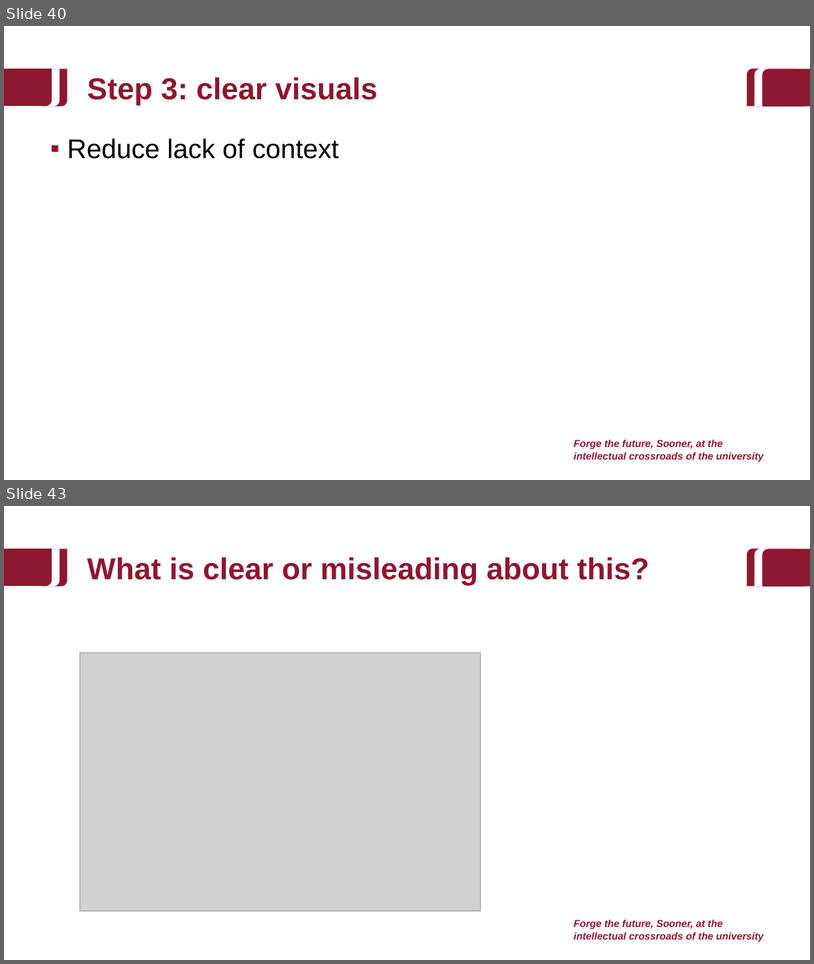
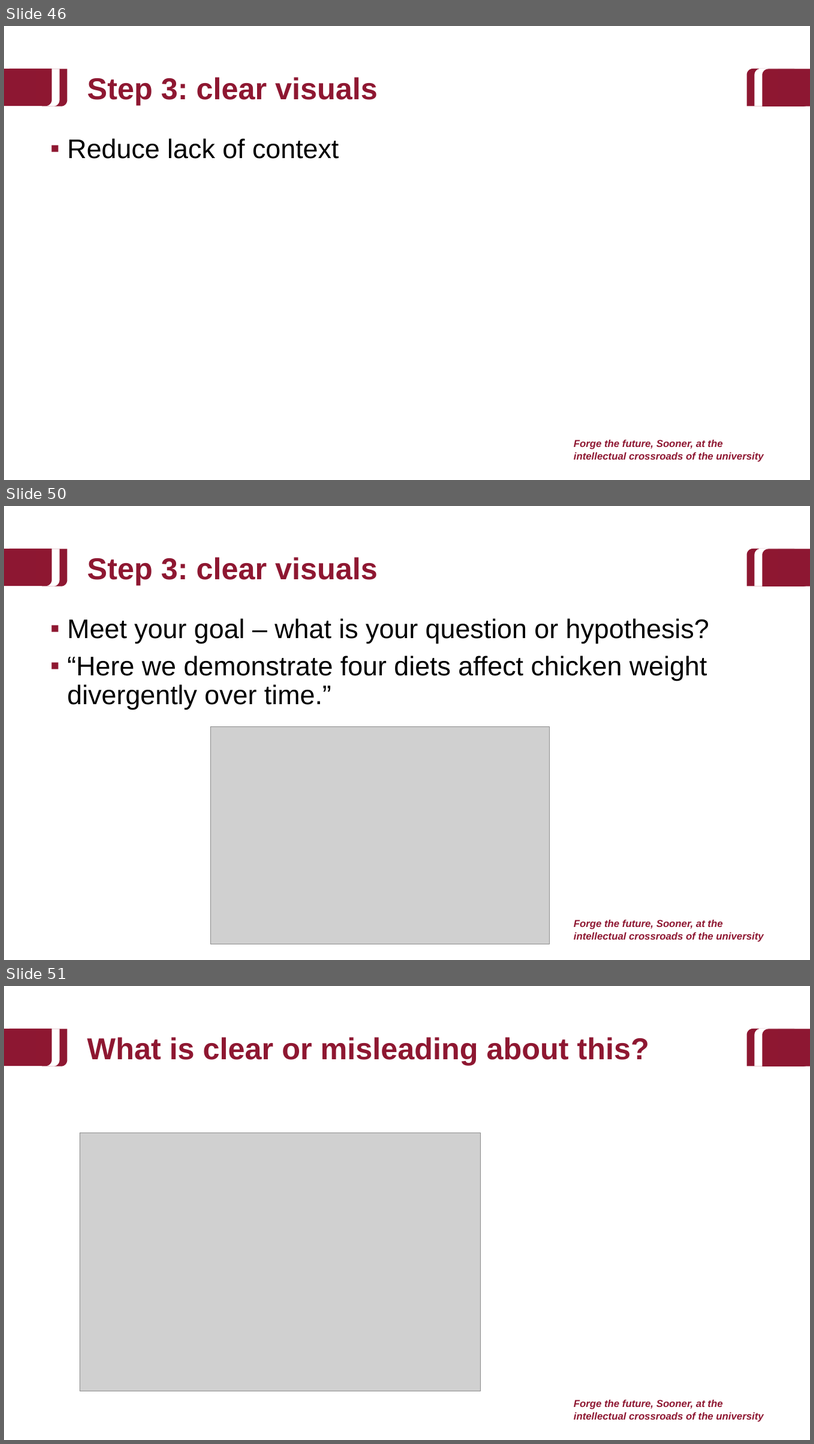
Before and after one commit to baeolophus/2025_data_viz_research, a slide deck: activities.pptx. Shown one above the other, each under a label of ours: slides 40 and 43 before the commit, slides 46, 50 and 51 after it; the slides between them are not shown. The pictures are 814x964 and 814x1444 pixels, drawn with LibreOffice and Linux fonts; fonts in the diff are those of the drawing; grey boxes stand for pictures; background and template pictures are left out. Boxes give left, top, right and bottom in pixels: in the first picture for what was removed or moved away, otherwise in the second. Text is boxed around its words. In the diff, an @@ line names an element or a change of style, - is before the commit and + after.

```diff
--- a/activities.pptx
+++ b/activities.pptx
@@ slide 50 added at (x1=4, y1=506, x2=810, y2=960), background #FFFFFF; not listed: 9 template elements that a slide beside it also shows @@
@@ title added at (x1=87, y1=557, x2=378, y2=585), 36 pt, text #8E1731, bold @@
+Step 3: clear visuals
@@ text added at (x1=67, y1=618, x2=710, y2=709), 32 pt, text #000000 @@
+▪ Meet your goal – what is your question or hypothesis?
+▪ “Here we demonstrate four diets affect chicken weight divergently over time.”
@@ picture added at (x1=210, y1=726, x2=549, y2=943) @@
@@ what was slide 40 is now slide 46 @@
@@ what was slide 43 is now slide 51 @@
```
Also in this commit, not shown: 7 slides changed, 7 other slides added, 1 other file.
